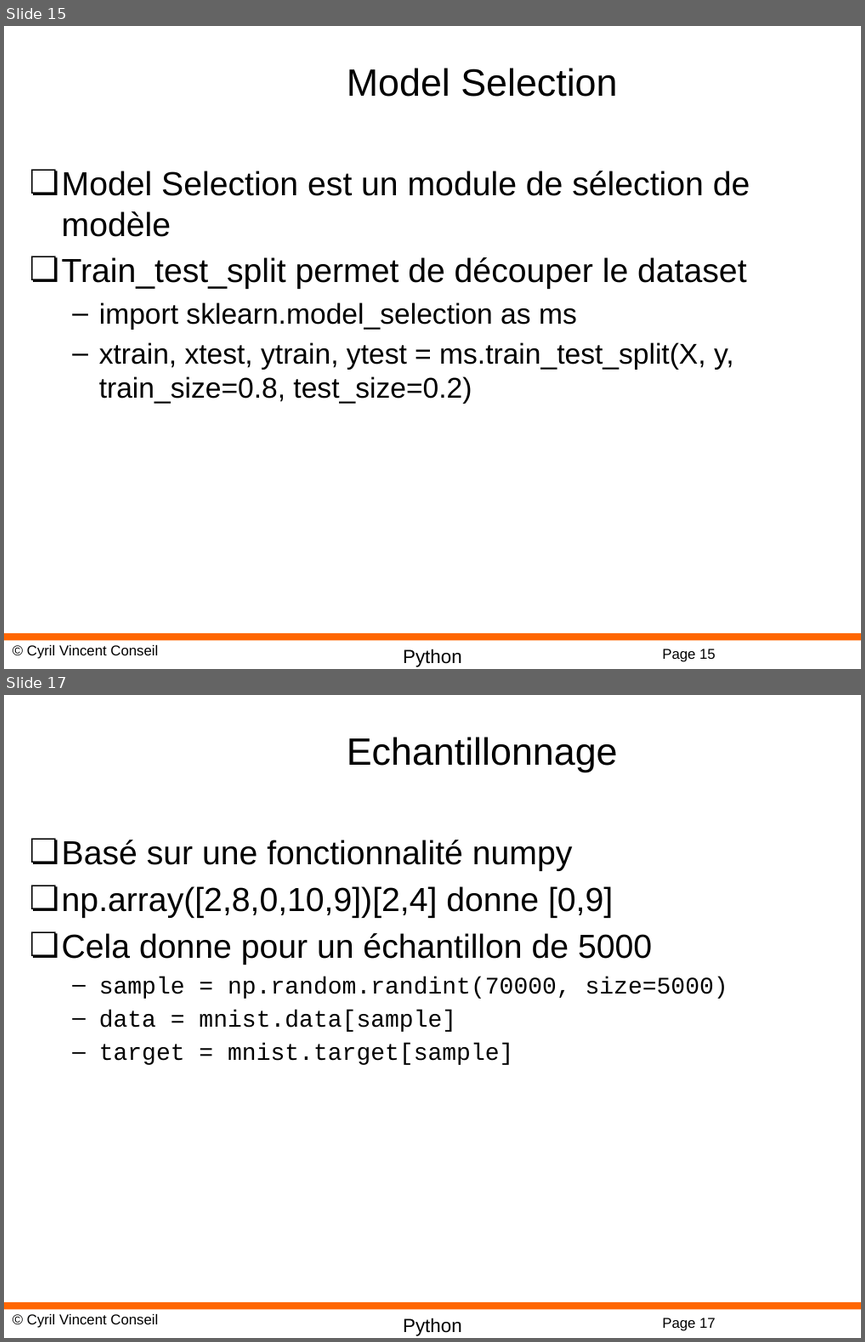
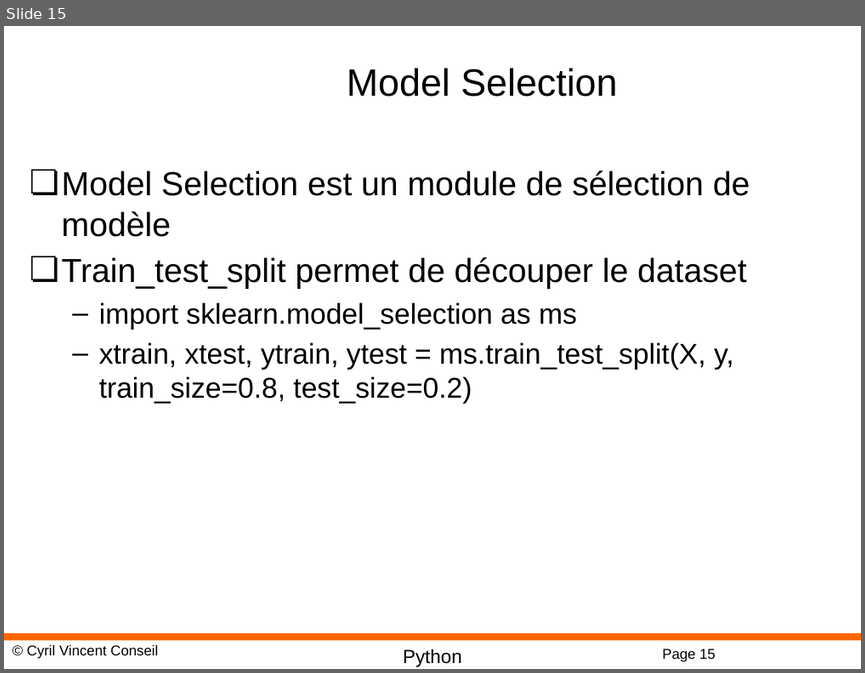
Before and after one commit to cyrilvincent/ML, a slide deck: PPT/MachineLearning13-ScikitLearn.pptx. Shown one above the other, each under a label of ours: slides 15 and 17 before the commit, slide 15 after it; the slides between them are not shown. The pictures are 865x1342 and 865x673 pixels, drawn with LibreOffice and Linux fonts; fonts in the diff are those of the drawing; background and template pictures are left out. Boxes give left, top, right and bottom in pixels: in the first picture for what was removed or moved away, otherwise in the second. Text is boxed around its words. In the diff, an @@ line names an element or a change of style, - is before the commit and + after.

```diff
--- a/PPT/MachineLearning13-ScikitLearn.pptx
+++ b/PPT/MachineLearning13-ScikitLearn.pptx
@@ slide 17 removed at bbox=[4, 695, 861, 1338], background #FFFFFF; not listed: 4 template elements that a slide beside it also shows @@
@@ title removed at bbox=[347, 737, 618, 772] @@
-Echantillonnage
@@ text removed at bbox=[62, 839, 728, 1065] @@
-❏ Basé sur une fonctionnalité numpy
-❏ np.array([2,8,0,10,9])[2,4] donne [0,9]
-❏ Cela donne pour un échantillon de 5000
-  – sample = np.random.randint(70000, size=5000)
-  – data = mnist.data[sample]
-  – target = mnist.target[sample]
```
Also in this commit, not shown: 1 other slide removed, 1 other file.
